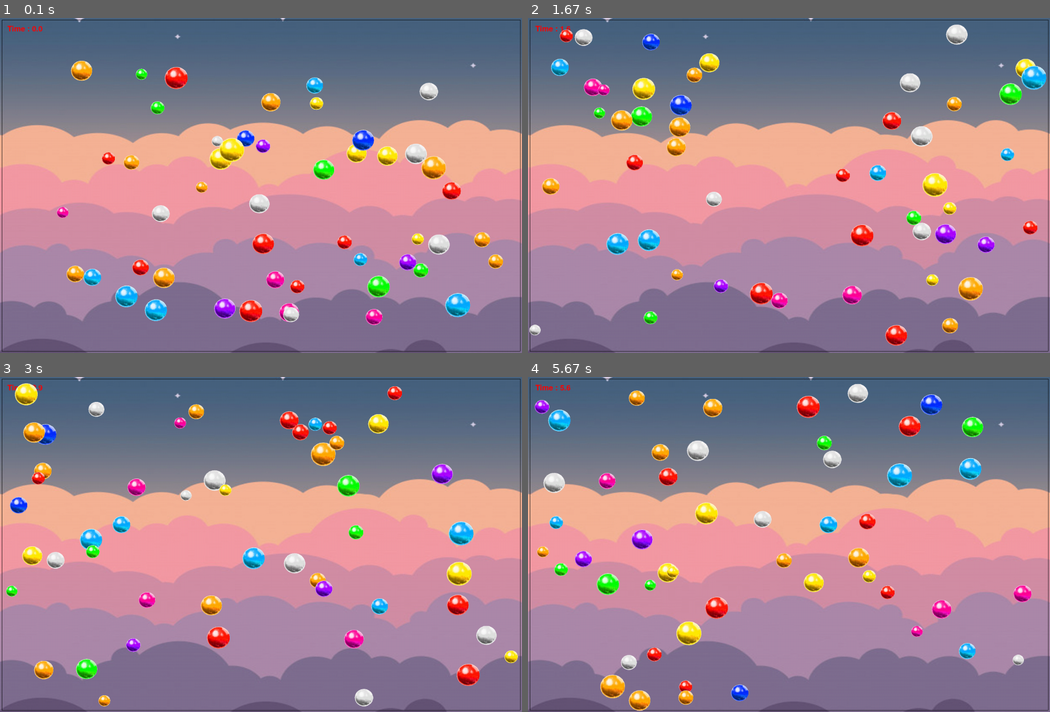
Above: before the commit, frames 1-4 (two rows, left to right).
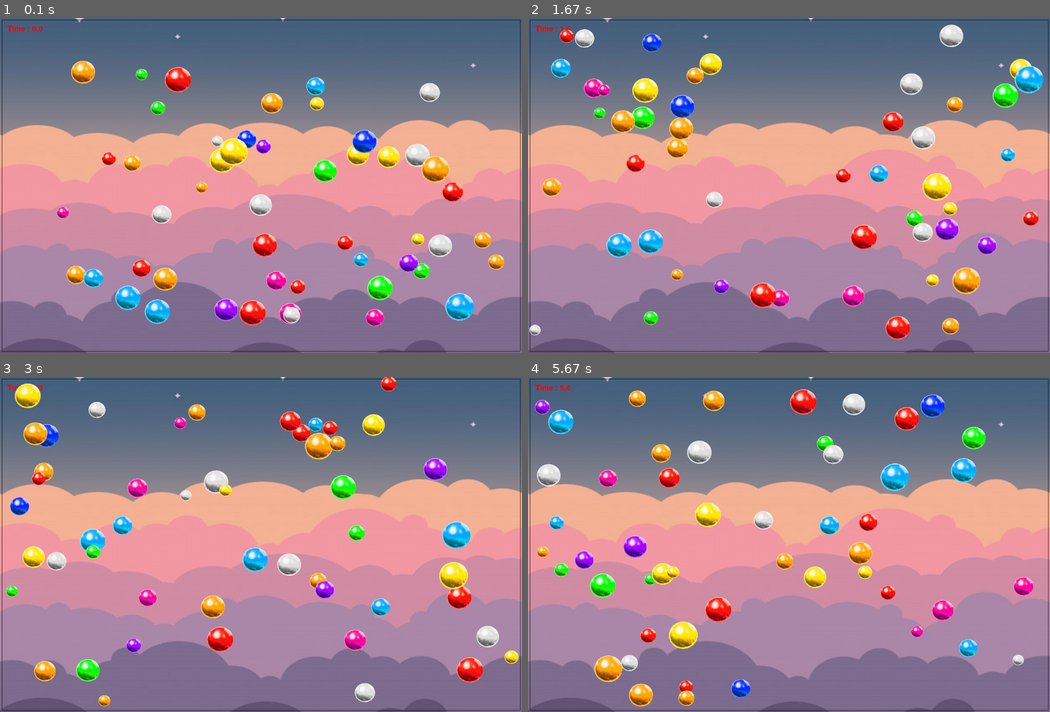
Above: after the commit, the same moments.

Repository: RenatPshukov/RAK_pygame_project2
Game: pygame game, started from main.py
The game is run twice, just before and just after one commit, with the same random seed, the same clock (stepped at 60 frames per second) and the same inputs.
Inputs:
- Up to frame 1 (0.1 s): no input
- Up to frame 2 (1.67 s): no input
- Up to frame 3 (3 s): no input
- Up to frame 4 (5.67 s): no input

The runs differ from the first frame. In frame 1, 5.6% of the frame differs, in the area x 11-97%, y 12-93%; in frame 2, 6.6%; in frame 3, 6.9%; in frame 4, 8.6%, in the area x 1-97%, y 2-100%.

Commit message:
Увеличил максимально возможный размер шаров

Diff:
--- a/main.py
+++ b/main.py
@@ -49,8 +49,8 @@
 
 
 # устанавливаем иконку (логотип)
-# icon = load_image('red_ball.png')
-# pygame.display.set_icon(icon)
+icon = pygame.image.load('data\\logo_1.png')
+pygame.display.set_icon(icon)
 
 
 # TODO класс шарика
@@ -128,7 +128,7 @@
 
 # создаём шары
 for i in range(50):
-    Ball(all_sprites, randint(30, 70), randint(100, 1300), randint(100, 800))
+    Ball(all_sprites, randint(30, 80), randint(100, 1300), randint(100, 800))
 print(all_sprites)
 
 running = True
